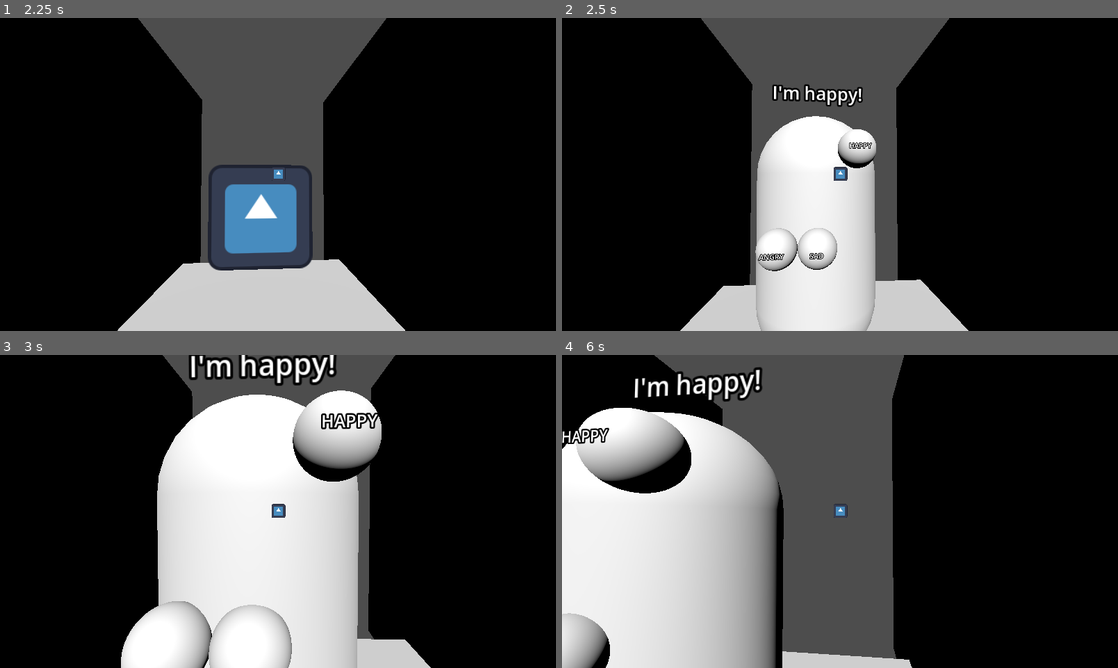
Above: before the commit, frames 1-4 (two rows, left to right).
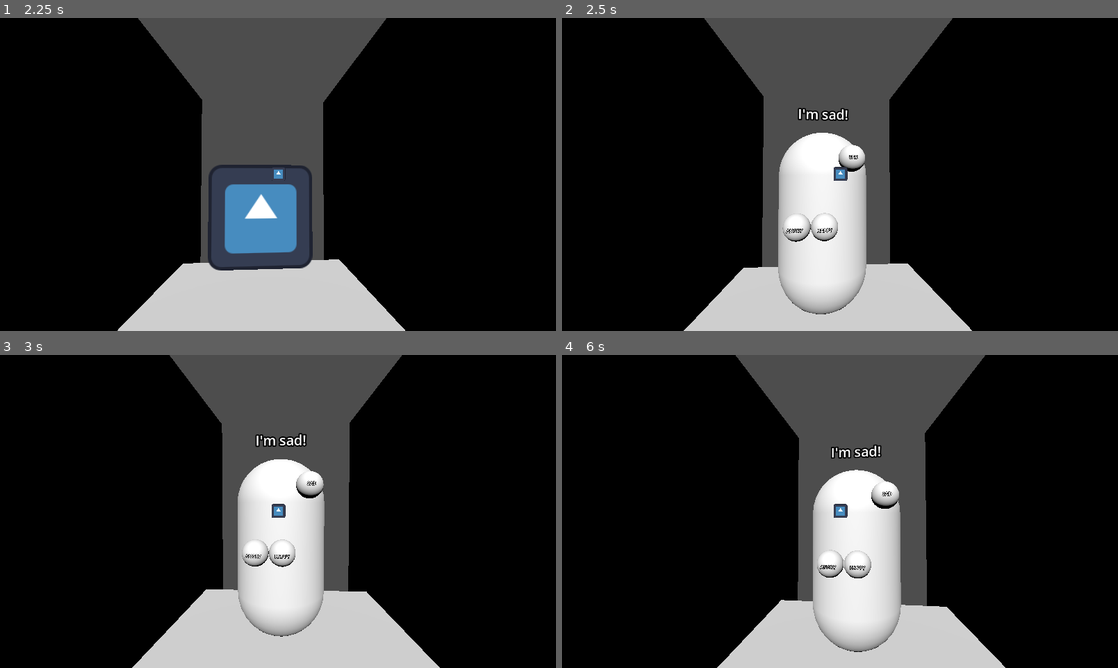
Above: after the commit, the same moments.

Repository: James-Perdue/global-jam26
Game: Godot game, scene res://levels/root_level.tscn
The game is run twice, just before and just after one commit, with the same random seed, the same clock (stepped at 60 frames per second) and the same inputs. The engine's default icon, where the game draws it, is replaced by a stand-in: a white triangle on a blue panel in a dark square.
Inputs (mouse positions are in pixels of both pictures, inside the frame that each line leads up to):
- Up to frame 1 (2.25 s): move the mouse to (305, 174) at 0.52 s; press the mouse at (305, 174) at 0.53 s; hold W (move_forward) from 0.53 s (still down); move the mouse to (250, 174) at 1.27 s; release the mouse at (250, 174) at 1.28 s; click (250, 174) at 1.35 s; move the mouse to (289, 168) at 2.02 s; press the mouse at (289, 168) at 2.03 s
- Up to frame 2 (2.5 s): keep holding W (move_forward)
- Up to frame 3 (3 s): keep holding W (move_forward); move the mouse to (272, 517) at 2.77 s; release the mouse at (272, 517) at 2.78 s; click (272, 517) at 2.85 s
- Up to frame 4 (6 s): tap Enter at 3.5, 5 s; move the mouse to (878, 514) at 3.52 s; press the mouse at (878, 514) at 3.53 s; tap Space at 4.25, 5.75 s; move the mouse to (795, 508) at 4.27 s; release the mouse at (795, 508) at 4.28 s; click (795, 508) at 4.35 s; move the mouse to (845, 511) at 5.02 s; press the mouse at (845, 511) at 5.03 s; move the mouse to (817, 505) at 5.77 s; release W (move_forward) at 5.78 s; release the mouse at (817, 505) at 5.78 s; hold D (move_right) from 5.78 s (still down); click (817, 505) at 5.85 s

Frame 1 is identical in both runs. In frame 2, 10% of the frame differs, in the area x 21-74%, y 0-100%; in frame 3, 27%; in frame 4, 52%, in the area x 0-80%, y 0-100%.

Commit message:
multi-emotion messages

Diff:
--- a/autoload/EmotionDatabase.gd
+++ b/autoload/EmotionDatabase.gd
@@ -1,6 +1,6 @@
 extends Node
 
-var emotions: Dictionary = {} # Dictionary[Enums.Emotion, Array[EmotionMessage]]
+var emotions: Array[EmotionMessage] = []
 
 func _ready() -> void:
 	_load_emotions()
@@ -26,26 +26,19 @@
 		push_error("EmotionDatabase: JSON data is not a dictionary")
 		return
 
-	for emotion_key in data.keys():
-		if emotion_key in Enums.Emotion:
-			var enum_value = Enums.Emotion[emotion_key]
-			var messages_data = data[emotion_key]
-			var messages_list: Array[EmotionMessage] = []
+	for message_data in data["Messages"]:
+		var emotion_msg = EmotionMessage.new()
+		emotion_msg.audio_key = message_data.get("audio_key", "")
+		emotion_msg.message = message_data.get("message", "")
 
-			for msg_data in messages_data:
-				var emotion_msg = EmotionMessage.new()
-				emotion_msg.audio_key = msg_data.get("audio_key", "")
-				emotion_msg.message = msg_data.get("message", "")
-				emotion_msg.emotion = enum_value
-				messages_list.append(emotion_msg)
+		var emotions_strings = message_data.get("emotions", [])
+		var result_emotions: Array[Enums.Emotion] = []
+		for e_str in emotions_strings:
+			if e_str in Enums.Emotion:
+				result_emotions.append(Enums.Emotion[e_str])
 
-			emotions[enum_value] = messages_list
-		else:
-			push_warning("EmotionDatabase: Unknown emotion key in JSON: " + emotion_key)
+		emotion_msg.emotions = result_emotions
+		emotions.append(emotion_msg)
 
-func get_messages(emotion: Enums.Emotion) -> Array[EmotionMessage]:
-	return emotions.get(emotion, [])
-
-func select_emotions() -> Array[EmotionMessage]:
-	var possible_emotions: Array[EmotionMessage] = EmotionDatabase.get_messages(Enums.Emotion.values().pick_random())
-	return [possible_emotions.pick_random()]
+func select_new_emotion_message() -> EmotionMessage:
+	return emotions.pick_random()
--- a/data/emotion_messages.json
+++ b/data/emotion_messages.json
@@ -1,38 +1,34 @@
 {
-	"HAPPY": [
+	"Messages": [
 		{
 			"audio_key": "happy_1",
 			"message": "I'm happy!",
-			"emotion": "HAPPY"
+			"emotions": ["HAPPY"]
 		},
 		{
 			"audio_key": "happy_2",
 			"message": "I'm really happy!",
-			"emotion": "HAPPY"
-		}
-	],
-	"SAD": [
+			"emotions": ["HAPPY"]
+		},
 		{
 			"audio_key": "sad_1",
 			"message": "I'm sad!",
-			"emotion": "SAD"
+			"emotions": ["SAD"]
 		},
 		{
 			"audio_key": "sad_2",
 			"message": "I'm really sad!",
-			"emotion": "SAD"
-		}
-	],
-	"ANGRY": [
+			"emotions": ["SAD"]
+		},
 		{
 			"audio_key": "angry_1",
 			"message": "I'm angry!",
-			"emotion": "ANGRY"
+			"emotions": ["ANGRY"]
 		},
 		{
 			"audio_key": "angry_2",
 			"message": "I'm really angry!",
-			"emotion": "ANGRY"
+			"emotions": ["ANGRY"]
 		}
 	]
 }
--- a/encounters/encounter.gd
+++ b/encounters/encounter.gd
@@ -22,7 +22,7 @@
 
 func start_encounter() -> void:
 	pre_enemy_sprite.hide()
-	SignalBus.start_encounter.emit()
+	SignalBus.start_encounter.emit(self)
 	enemy.start_encounter()
 
 func _on_enemy_defeated() -> void:
--- a/enemy/enemy.gd
+++ b/enemy/enemy.gd
@@ -23,7 +23,7 @@
 	show()
 	# Only pick one emotion target for now
 
-	emotion_targets = EmotionDatabase.select_emotions()
+	emotion_targets = [EmotionDatabase.select_new_emotion_message()]
 	emotion_message_label.text = emotion_targets[0].message
 	_enable_masks()
 
@@ -45,8 +45,9 @@
 		print("Mask index: ", mask_index)
 		var mask: Mask = masks[mask_index]
 		var emotion: Enums.Emotion = Enums.Emotion.values().filter(func(e: Enums.Emotion): return not e in chosen_emotions).pick_random()
+		# TODO: handle multiple emotions in one message
 		if(active_masks == 0):
-			emotion = emotion_targets[0].emotion
+			emotion = emotion_targets[0].emotions[0]
 		chosen_emotions.append(emotion)
 		mask.set_emotion(emotion)
 		mask.hit.connect(_on_mask_hit.bind(mask))
@@ -56,7 +57,8 @@
 		mask.show()
 
 func _on_mask_hit(mask: Mask) -> void:
-	if mask.emotion != emotion_targets[targeting_index].emotion:
+	# TODO: handle multiple emotions in one message
+	if mask.emotion != emotion_targets[targeting_index].emotions[0]:
 		print("Emotion Incorrect: ", mask.emotion, " Expected: ", emotion_targets[targeting_index])
 		return
 	print("Emotion Correct: ", mask.emotion)
--- a/resources/emotion_message.gd
+++ b/resources/emotion_message.gd
@@ -2,5 +2,5 @@
 class_name EmotionMessage
 
 @export var audio_key: String
-@export var emotion: Enums.Emotion
+@export var emotions: Array[Enums.Emotion]
 @export var message: String
